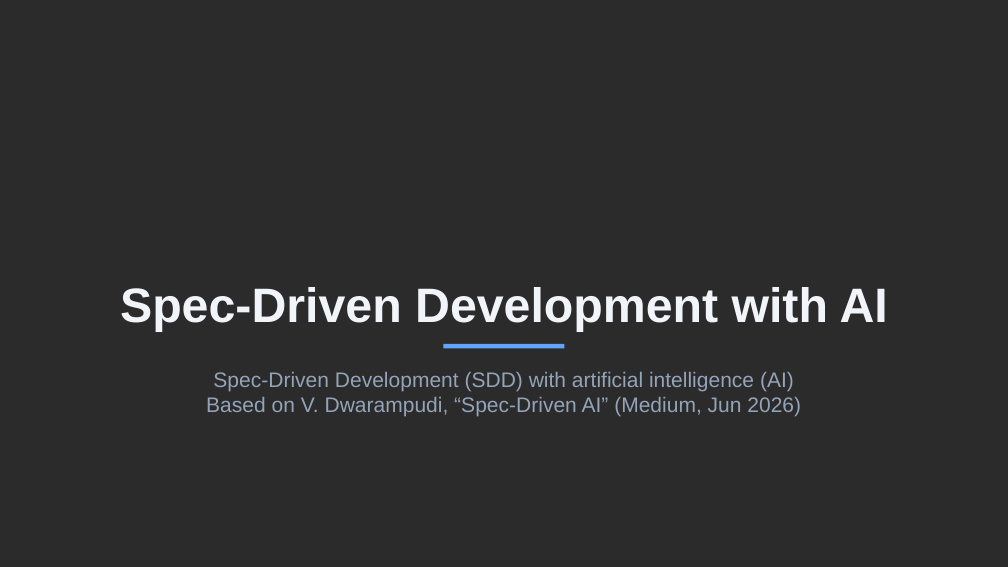
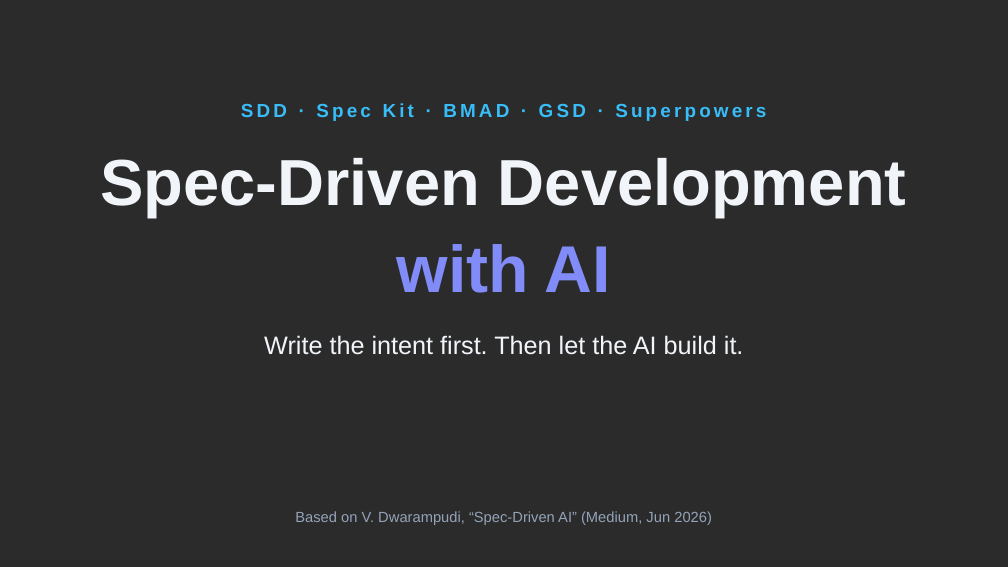
Before and after one commit to ronyronen/speckit-claude-presentation, a slide deck: slide 1 of presentation/speckit-workshop.pptx. Drawn at 1008x567 pixels with LibreOffice and Linux fonts; fonts in the diff are those of the drawing; background and template pictures are left out; a plain dark background stands for a picture behind light text. Boxes give left, top, right and bottom in pixels: in the first picture for what was removed or moved away, otherwise in the second. Text is boxed around its words. In the diff, an @@ line names an element or a change of style, - is before the commit and + after.

```diff
--- a/presentation/speckit-workshop.pptx
+++ b/presentation/speckit-workshop.pptx
@@ text added at (241, 103, 766, 121), 18 pt, text #38BDF8, bold @@
+SDD · Spec Kit · BMAD · GSD · Superpowers
@@ text added at (100, 158, 906, 218), 62 pt, text #F1F5F9, bold @@
+Spec-Driven Development
@@ text "with AI" at (397, 244, 611, 293): vertical alignment bottom to middle @@
@@ text at (397, 244, 611, 293): text changed; size 46 to 63 pt; text colour #F1F5F9 to gradient #38BDF8 to #818CF8 to #C084FC @@
-Spec-Driven Development with AI
+with AI
@@ text added at (264, 335, 744, 355), 24 pt, text #F1F5F9 @@
+Write the intent first. Then let the AI build it.
@@ rectangle removed at (444, 344, 565, 349) @@
@@ text "Based on V. Dwarampudi, “Spec-Driven ...": place and size @@
-text "Based on V. Dwarampudi, “Spec-Driven ..." at (206, 372, 801, 417)
+text "Based on V. Dwarampudi, “Spec-Driven ..." at (295, 511, 712, 525)
@@ text "Based on V. Dwarampudi, “Spec-Driven ..." at (295, 511, 712, 525): size 20 to 14 pt; vertical alignment top to bottom @@
@@ text at (213, 372, 794, 392): paragraph removed @@
-Spec-Driven Development (SDD) with artificial intelligence (AI)
```
Also in this commit, not shown: 2 other slides changed, 10 other files.
